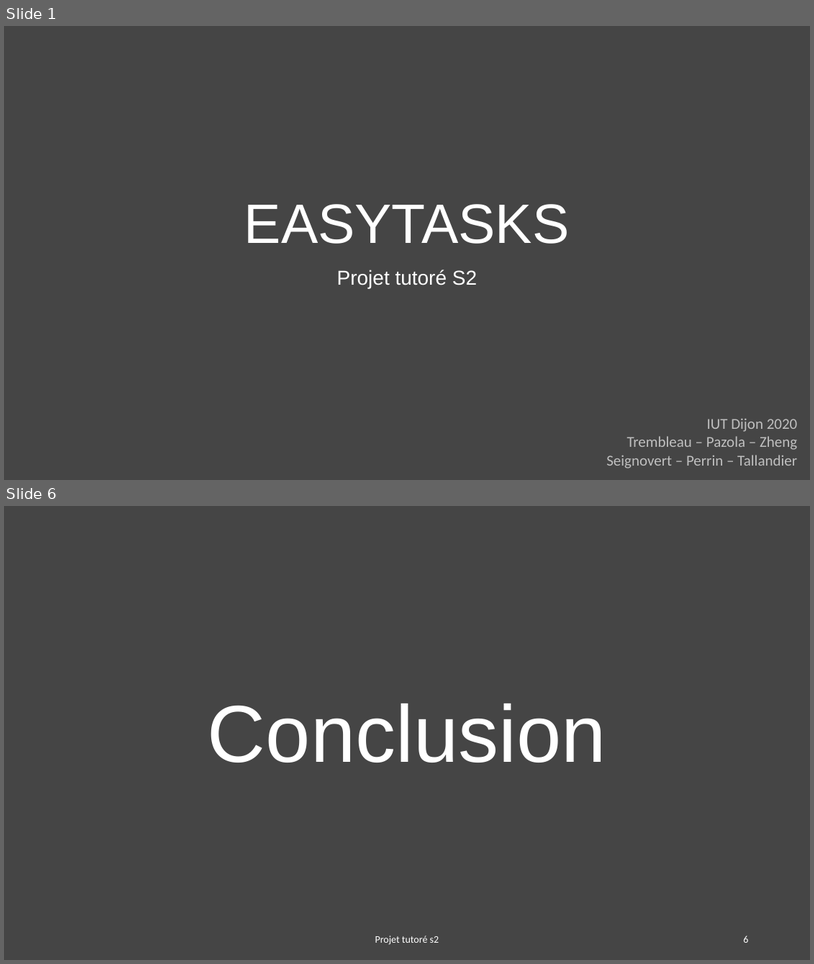
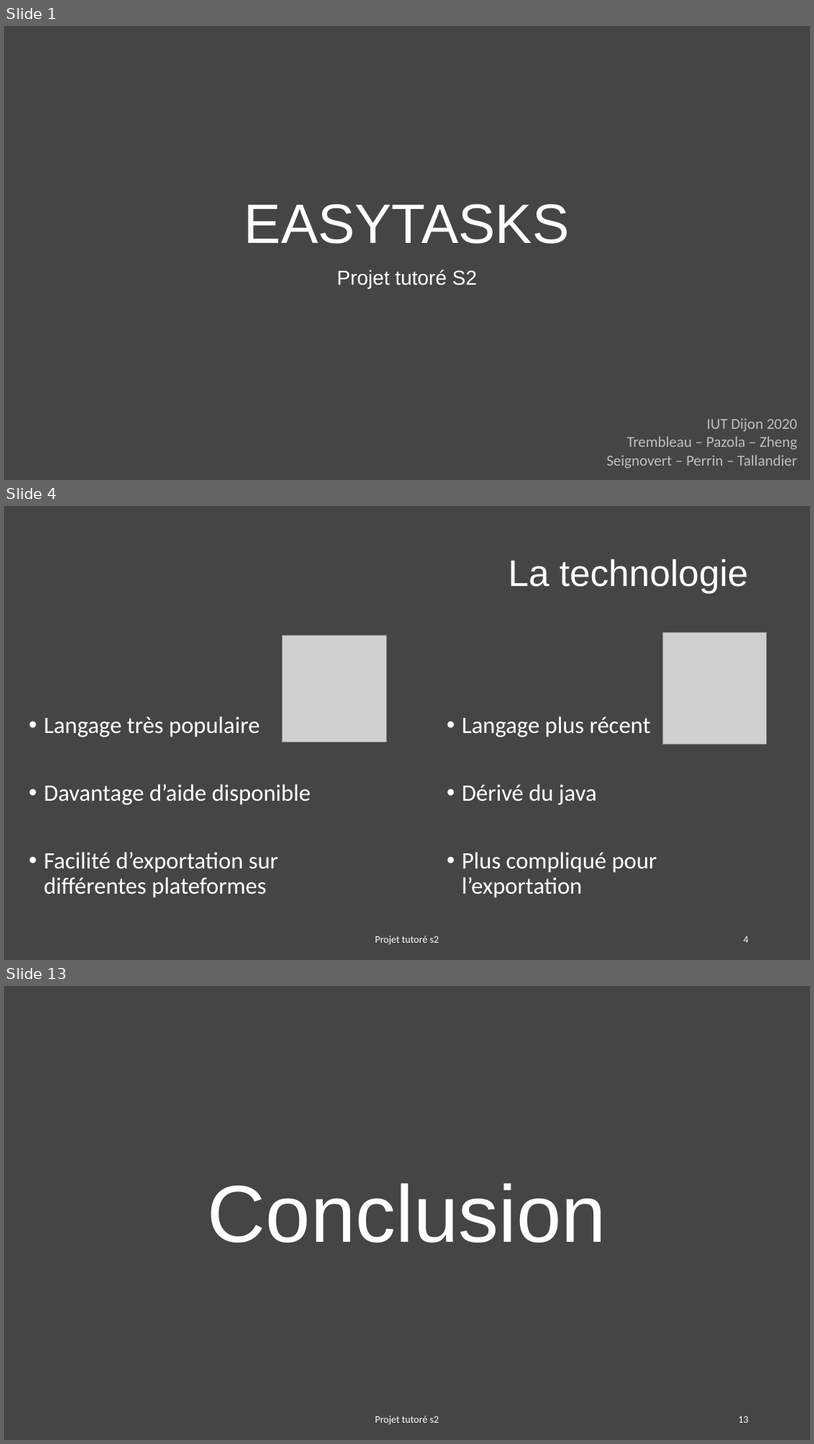
Before and after one commit to Spaicat/IUT-S2-EasyTasks, a slide deck: RDV/RDV1/EASYTASKS.pptx. Shown one above the other, each under a label of ours: slides 1 and 6 before the commit, slides 1, 4 and 13 after it; the slides between them are not shown. The pictures are 814x964 and 814x1444 pixels, drawn with LibreOffice and Linux fonts; fonts in the diff are those of the drawing; grey boxes stand for pictures. Boxes give left, top, right and bottom in pixels: in the first picture for what was removed or moved away, otherwise in the second. Text is boxed around its words. In the diff, an @@ line names an element or a change of style, - is before the commit and + after.

```diff
--- a/RDV/RDV1/EASYTASKS.pptx
+++ b/RDV/RDV1/EASYTASKS.pptx
@@ slide 4 added at (4,506,810,960), background #454545 @@
@@ title added at (509,559,748,593), 44 pt, text #FFFFFF @@
+La technologie
@@ picture added at (664,633,767,744) @@
@@ picture added at (283,636,387,742) @@
@@ text added at (44,716,311,898), 28 pt, text #FFFFFF @@
+• Langage très populaire
+• Davantage d’aide disponible
+• Facilité d’exportation sur différentes plateformes
@@ text added at (462,716,658,898), 28 pt, text #FFFFFF @@
+• Langage plus récent
+• Dérivé du java
+• Plus compliqué pour l’exportation
@@ text added at (376,935,440,944), 12 pt, text #FFFFFF @@
+Projet tutoré s2
@@ page number added at (743,936,748,942), 12 pt, text #FFFFFF @@
+4
@@ what was slide 6 is now slide 13 @@
@@ page number at (738,1416,748,1422): text changed @@
-6
+13
```
Also in this commit, not shown: 4 slides changed, 6 other slides added.
